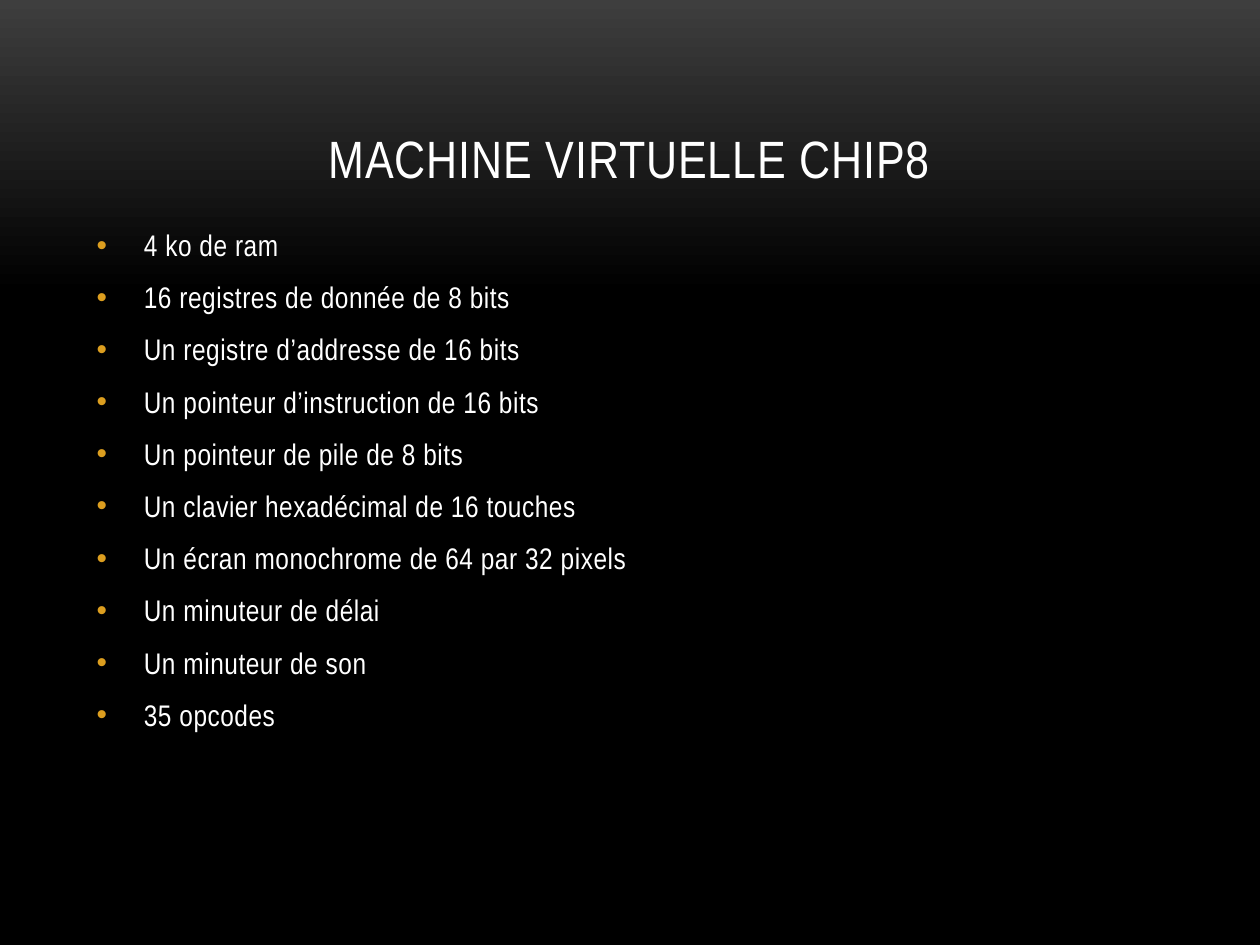
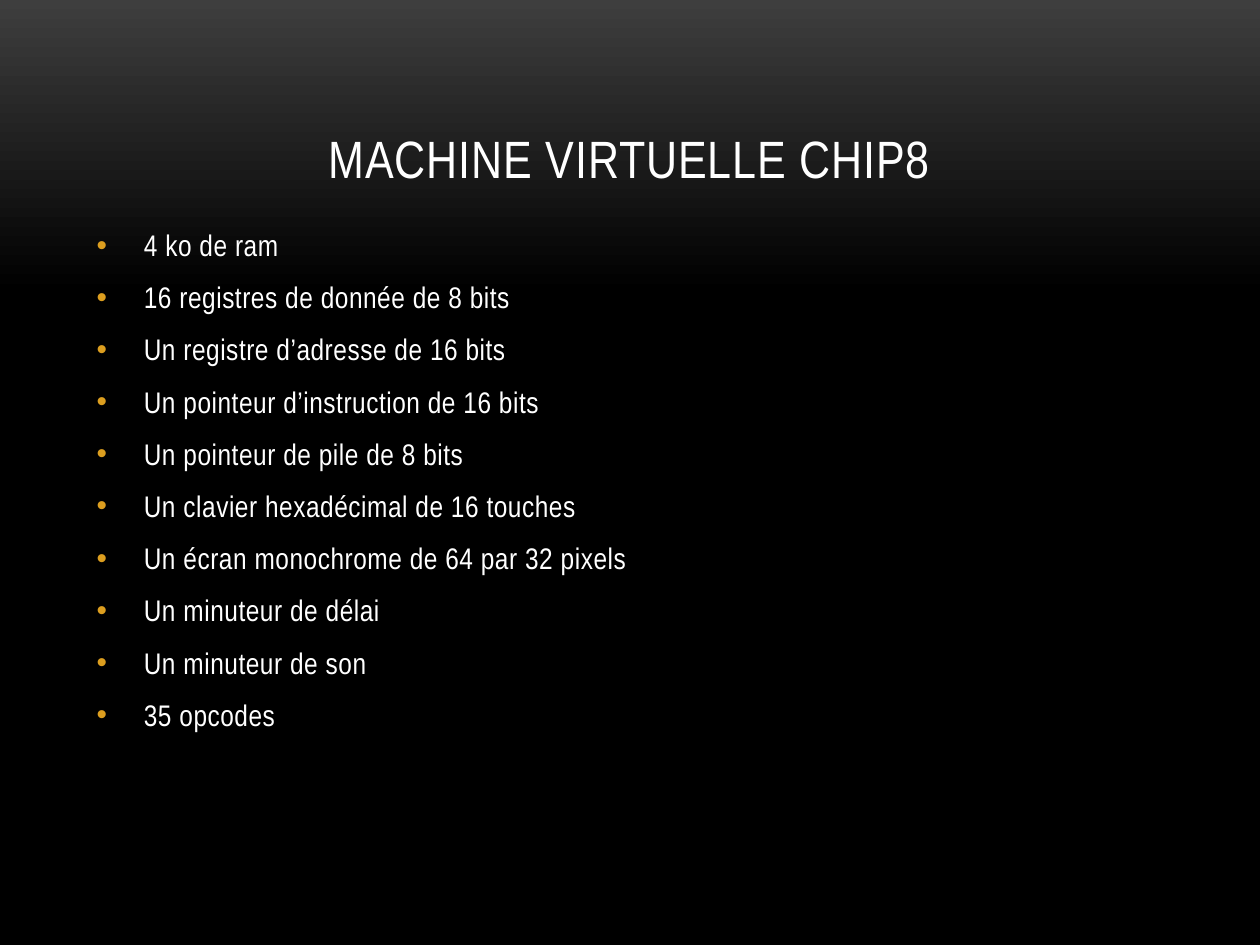
Before and after one commit to charlesfire/Chip-8_Disassembler, a slide deck: slide 8 of SERTP2.pptx. Drawn at 1260x945 pixels with LibreOffice and Linux fonts; fonts in the diff are those of the drawing; background and template pictures are left out. Boxes give left, top, right and bottom in pixels: in the first picture for what was removed or moved away, otherwise in the second. Text is boxed around its words. In the diff, an @@ line names an element or a change of style, - is before the commit and + after.

Commit message:
Correction français

```diff
--- a/SERTP2.pptx
+++ b/SERTP2.pptx
@@ text at <box>144,338,506,366</box>: text changed @@
-• Un registre d’addresse de 16 bits
+• Un registre d’adresse de 16 bits
```
